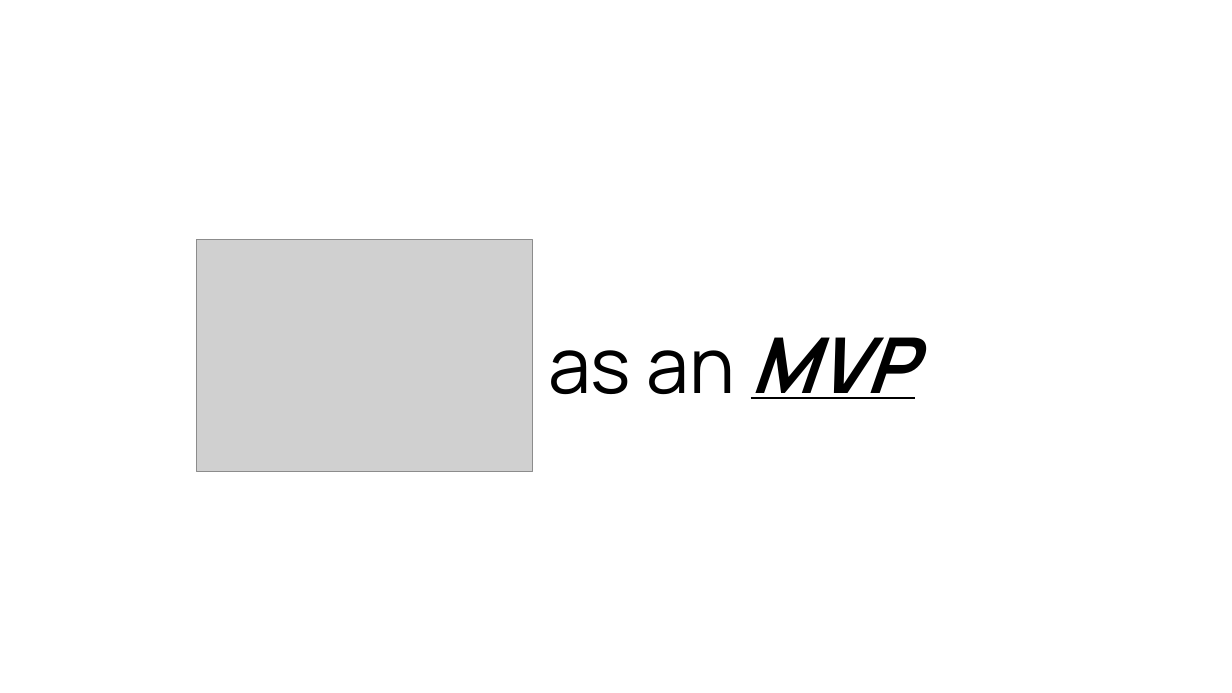
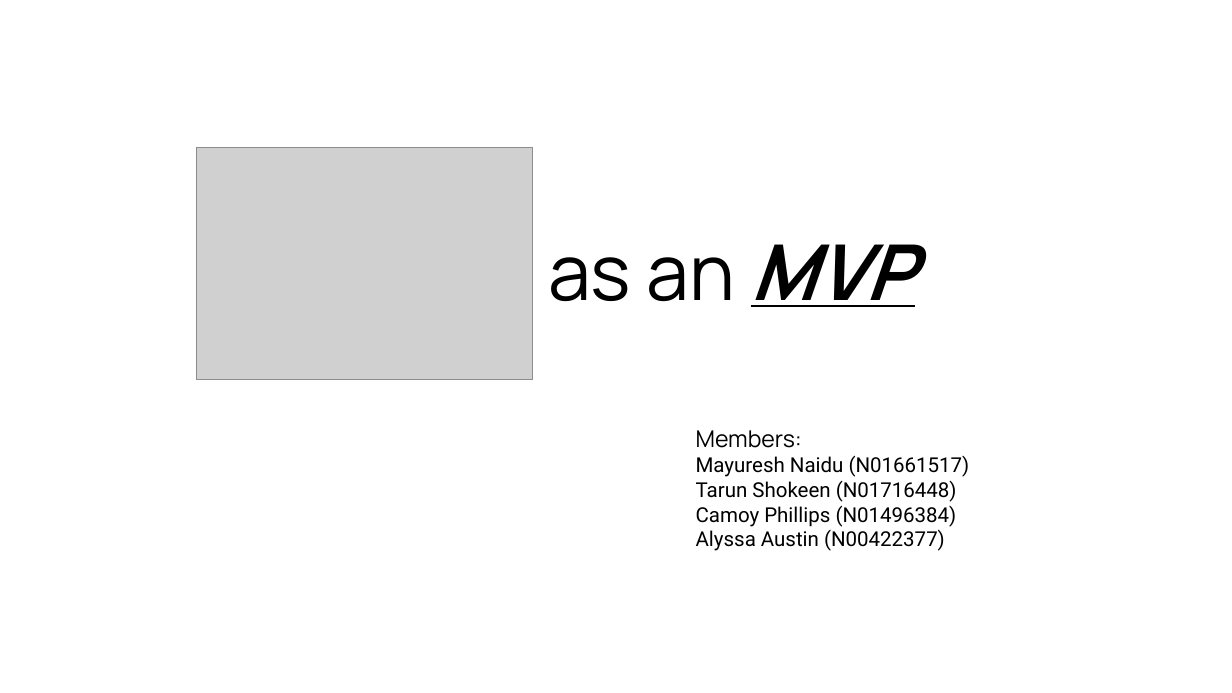
Before and after one commit to meiyo99/http5110-introduction-to-web-dev, a slide deck: slide 1 of MVP_assignment.pptx. Drawn at 1232x693 pixels with LibreOffice and Linux fonts; fonts in the diff are those of the drawing; grey boxes stand for pictures. Boxes give left, top, right and bottom in pixels: in the first picture for what was removed or moved away, otherwise in the second. Text is boxed around its words. In the diff, an @@ line names an element or a change of style, - is before the commit and + after.

Commit message:
added MVP presentation

```diff
--- a/MVP_assignment.pptx
+++ b/MVP_assignment.pptx
@@ title "as an MVP" moved from (x1=548, y1=337, x2=915, y2=399) to (x1=548, y1=244, x2=915, y2=307) @@
@@ picture moved from (x1=197, y1=240, x2=533, y2=472) to (x1=197, y1=148, x2=533, y2=380) @@
@@ text added at (x1=696, y1=430, x2=970, y2=551), 16 pt, text #000000 @@
+Members:
+Mayuresh Naidu (N01661517)
+Tarun Shokeen (N01716448)
+Camoy Phillips (N01496384)
+Alyssa Austin (N00422377)
```
Also in this commit, not shown: 1 slide added, 1 other file.
